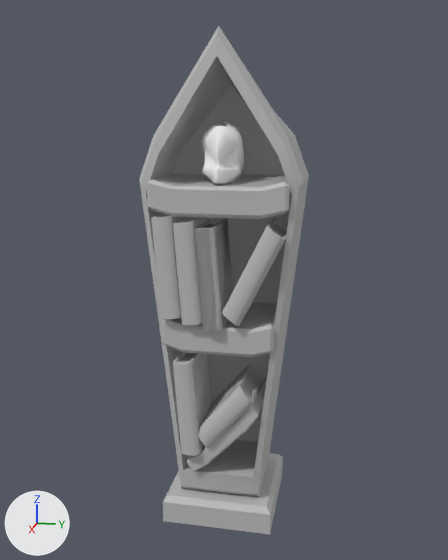
Two versions of the FBX model GhostMunch/Assets/Meshes/Props/SM_Prop_CoffinBookShelf_000.fbx, one commit apart.
Camera for both pictures: a 50 mm camera at (5.8, 6.83, 2.92) aimed at (1.38, 5.95, 1.81). The lights are fixed; the arrows at lower left show +X, +Y and +Z. Where no turn or scale is listed for an object, it has been applied to the vertices. Vertices at the same position are counted once.

Before the edit, the objects in view are built like this:
```python
me_mesh = bpy.data.meshes.new('Mesh')
me_mesh.from_pydata(...)  # 924 vertices, 950 faces; spans x -0.43..0.43, y -0.57..0.57, z -0.01..3.54
# faces by material slot: [740, 210]
me_mesh.materials.append(mat_lambert3)  # grey #bcbcbc
me_mesh.materials.append(mat_sm_skulllow_000_default1)  # white #ffffff
ob_sm_coffinbookshelf_000 = bpy.data.objects.new('SM_CoffinBookShelf_000', me_mesh)
ob_sm_coffinbookshelf_000.location = (1.382, 5.967, 0.014)
```
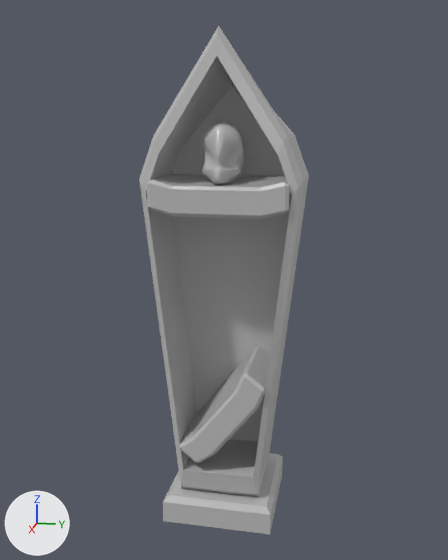
The newer file is also turned or shifted as a whole; pictures and numbers use the older file's frame.

Location of each change, [x1, y1, x2, y2] in pixels of the pictures (448 x 560 px; the box of a moved part takes in the faces that stretch with it):
part 1 of me_mesh, moved or reshaped: before [162, 302, 277, 357]; after [179, 346, 270, 463]
part 2 of me_mesh, deleted: before [151, 213, 287, 471]
part 3 of me_mesh, recoloured: [201, 121, 244, 185] in both

Diff of the bpy script that builds the scene:
```diff
--- a/GhostMunch/Assets/Meshes/Props/SM_Prop_CoffinBookShelf_000.fbx.py
+++ b/GhostMunch/Assets/Meshes/Props/SM_Prop_CoffinBookShelf_000.fbx.py
@@ mat_stingraypbs100 @@
+mat_stingraypbs100 = principled_material('StingrayPBS100')
+mat_stingraypbs100.base_color = (0.5, 0.5, 0.5)  # grey #bcbcbc
+mat_stingraypbs100.roughness = 0.33
@@ me_mesh @@
 # used by ob_sm_coffinbookshelf_000; location = (1.382, 5.967, 0.014)
-me_mesh.from_pydata(...)  # 924 vertices, 950 faces; spans x -0.43..0.43, y -0.57..0.57, z -0.01..3.54
-me_mesh.materials.append(mat_lambert3)  # grey #bcbcbc
+me_mesh.from_pydata(...)  # 490 vertices, 497 faces; spans x -0.43..0.41, y -0.57..0.57, z -0.01..3.54
+# me_mesh part 1: the loose piece of 100 vertices spanning x -0.21..0.37, y -0.42..0.42, z 1.34..1.59 is turned 51.5 degrees about the x axis through its middle and scaled by 1.01, then moved by (0.0, 0.04, -0.63), in mat_stingraypbs100 (grey #bcbcbc)
+# me_mesh part 2: 7 loose pieces with 428 vertices, spanning x -0.21..0.43, y -0.44..0.47, z 0.37..2.33, are deleted
+# me_mesh part 3: 210 faces spanning x -0.1..0.33, y -0.14..0.14, z 2.52..2.95 switch from mat_sm_skulllow_000_default1 (white #ffffff) to mat_stingraypbs100 (grey #bcbcbc)
```
